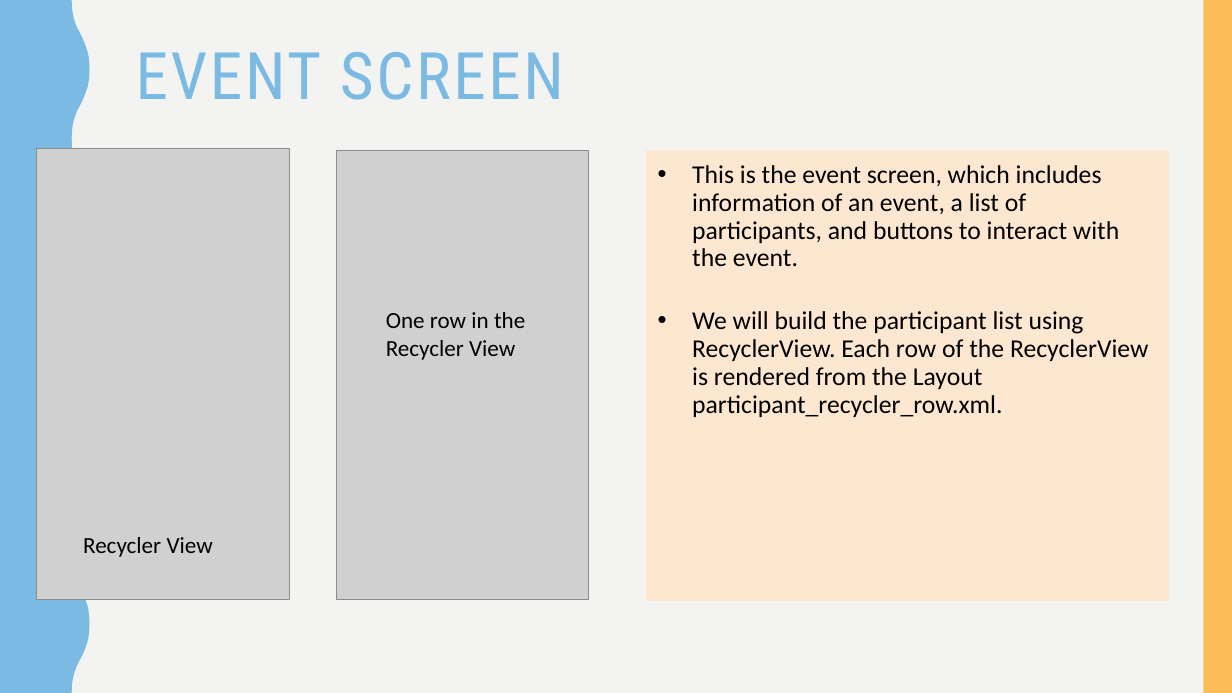
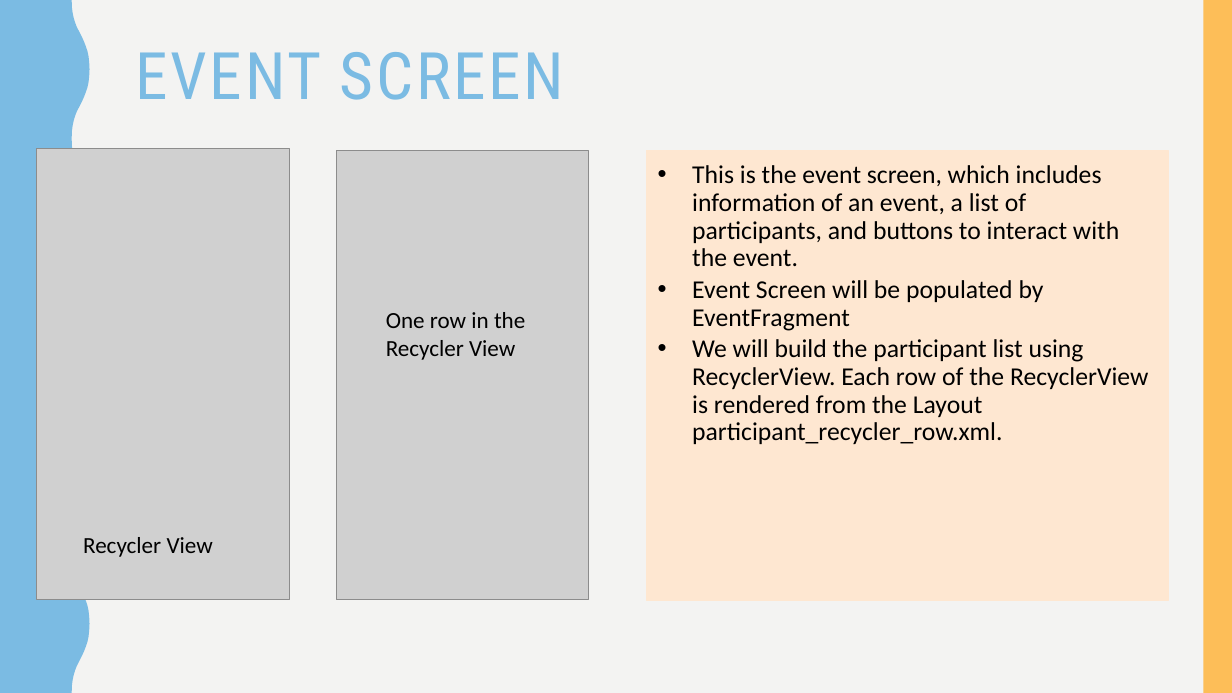
Before and after one commit to ahKumquat/Universe, a slide deck: slide 5 of UniVerse_Project Front End.pptx (slide 4 before the commit). Drawn at 1232x693 pixels with LibreOffice and Linux fonts; fonts in the diff are those of the drawing; grey boxes stand for pictures. Boxes give left, top, right and bottom in pixels: in the first picture for what was removed or moved away, otherwise in the second. Text is boxed around its words. In the diff, an @@ line names an element or a change of style, - is before the commit and + after.

```diff
--- a/UniVerse_Project Front End.pptx
+++ b/UniVerse_Project Front End.pptx
@@ text at (692, 280, 1044, 331): paragraph added @@
+  • Event Screen will be populated by EventFragment
```
Also in this commit, not shown: 3 other slides changed, 3 slides added.
